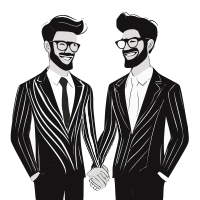
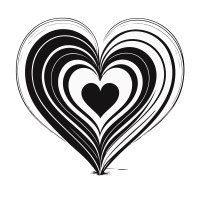
Layered file, before and after one edit (200×200). Changes by layer:
hid "Layer 3" over [10, 12, 189, 200]
showed "Layer 1" over [15, 17, 185, 176]
